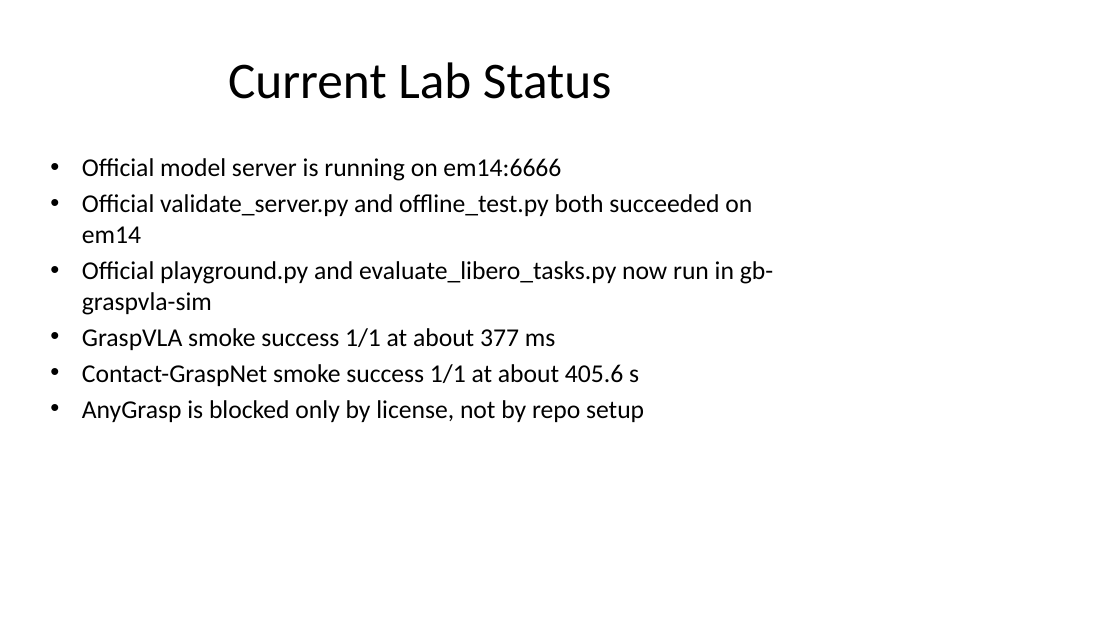
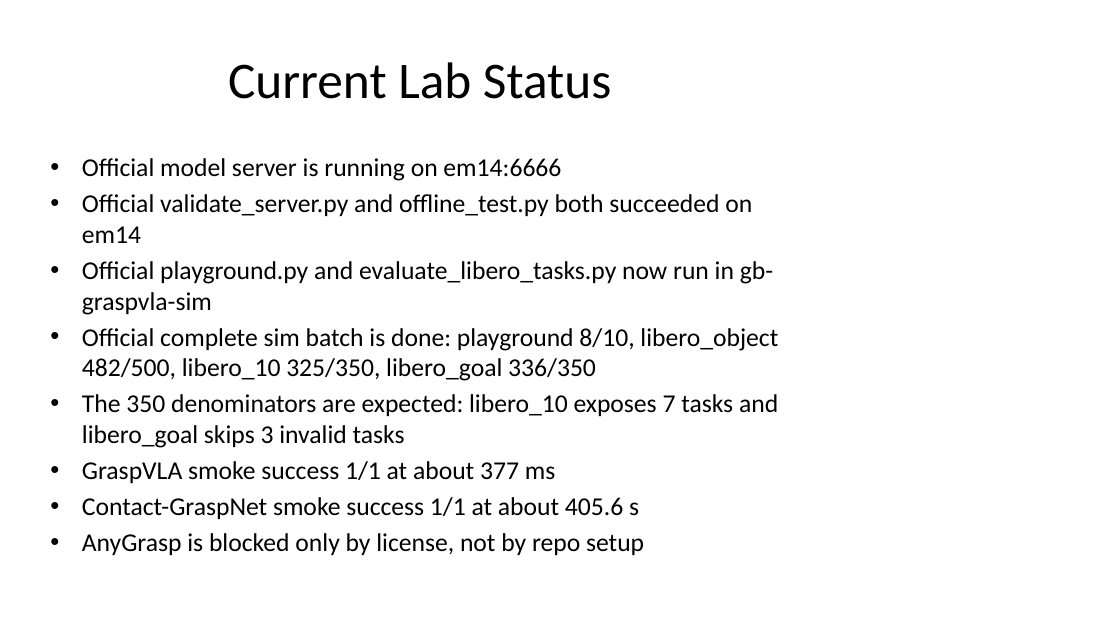
Before and after one commit to ZihaoLu001/grasp-benchmark, a slide deck: slide 7 of docs/slides/graspvla_inner_workings.pptx. Drawn at 1120x630 pixels with LibreOffice and Linux fonts; fonts in the diff are those of the drawing. Boxes give left, top, right and bottom in pixels: in the first picture for what was removed or moved away, otherwise in the second. Text is boxed around its words. In the diff, an @@ line names an element or a change of style, - is before the commit and + after.

Commit message:
Add complete official GraspVLA simulation workflow

```diff
--- a/docs/slides/graspvla_inner_workings.pptx
+++ b/docs/slides/graspvla_inner_workings.pptx
@@ text at [82,328,778,448]: paragraphs added @@
+• Official complete sim batch is done: playground 8/10, libero_object 482/500, libero_10 325/350, libero_goal 336/350
+• The 350 denominators are expected: libero_10 exposes 7 tasks and libero_goal skips 3 invalid tasks
```
Also in this commit, not shown: 1 other slide changed, 8 other files.
